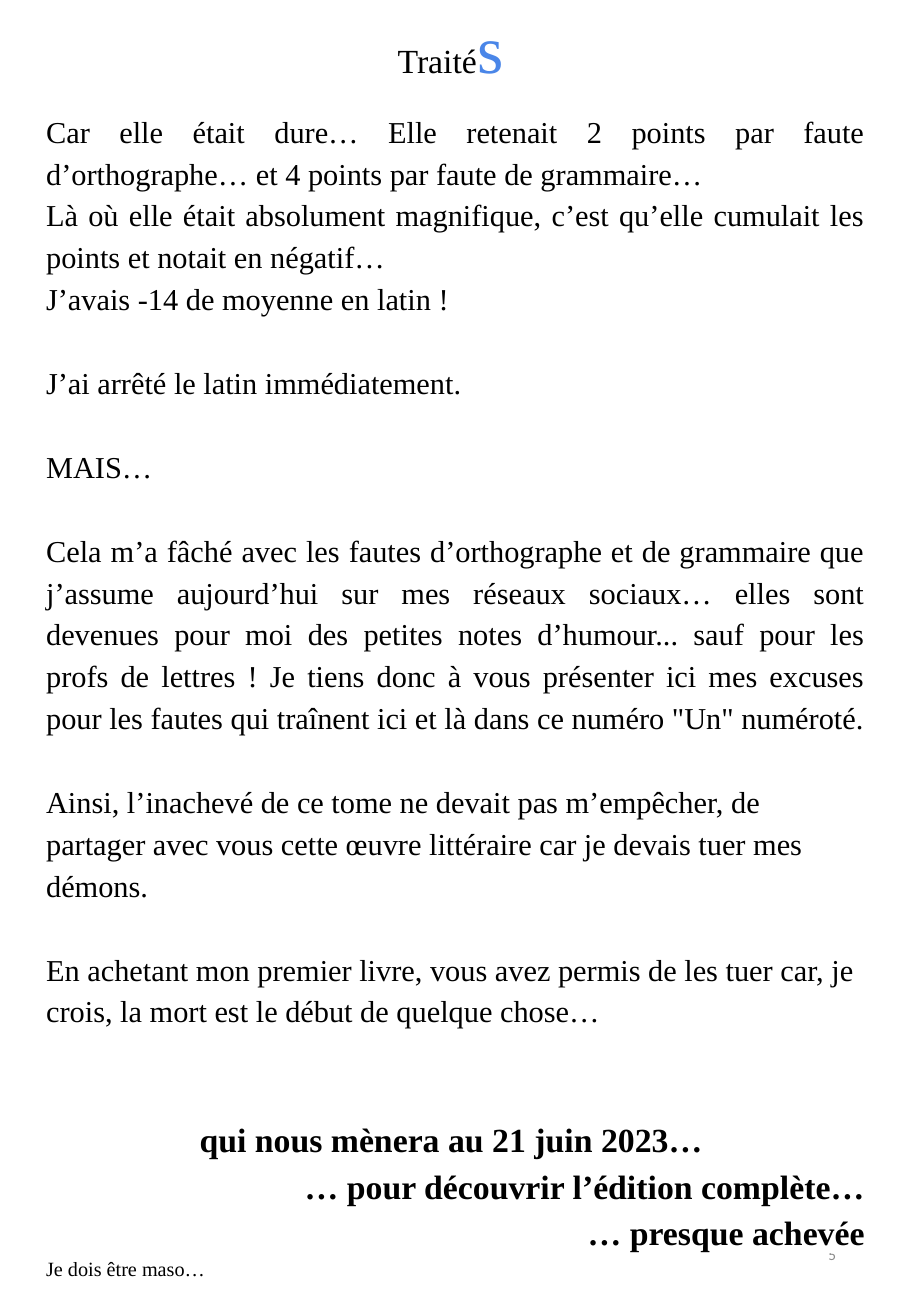
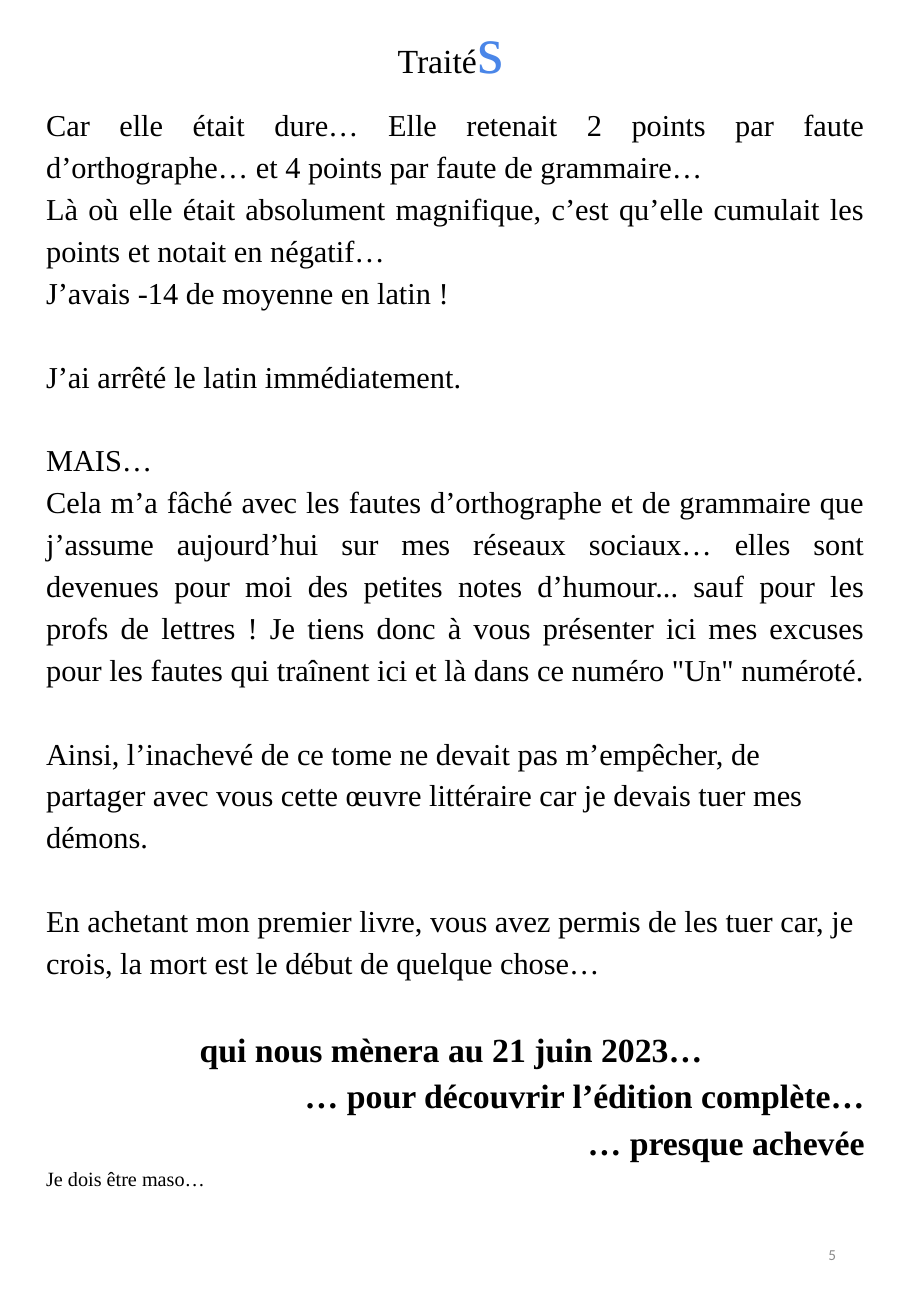
Before and after one commit to BenjaminLOUIS84/e_commerce, a slide deck: slide 5 of e_commerce/public/ppsx/tome3.ppsx. Drawn at 911x1316 pixels with LibreOffice and Linux fonts; fonts in the diff are those of the drawing. Boxes give left, top, right and bottom in pixels: in the first picture for what was removed or moved away, otherwise in the second. Text is boxed around its words. In the diff, an @@ line names an element or a change of style, - is before the commit and + after.

Commit message:
MAJ

```diff
--- a/e_commerce/public/ppsx/tome3.ppsx
+++ b/e_commerce/public/ppsx/tome3.ppsx
@@ text "Car elle était dure… Elle ..." rewrapped from (46,121,864,1252) to (46,114,864,1187) @@
```
Also in this commit, not shown: 1 other slide changed, 53 slides added.
